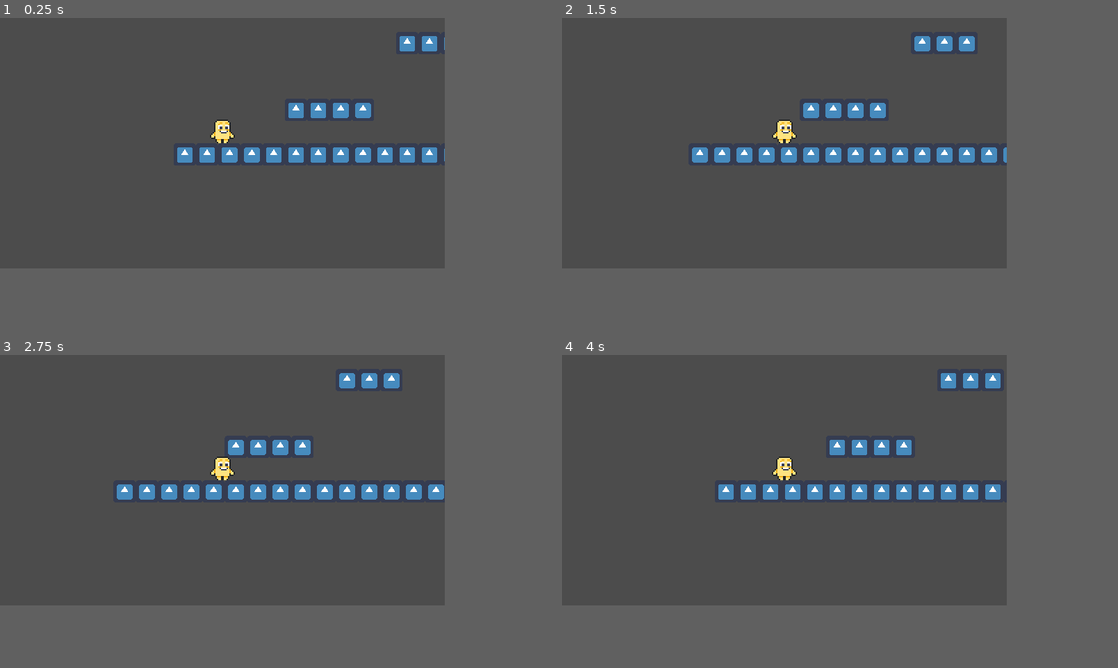
Above: before the commit, frames 1-4 (two rows, left to right).
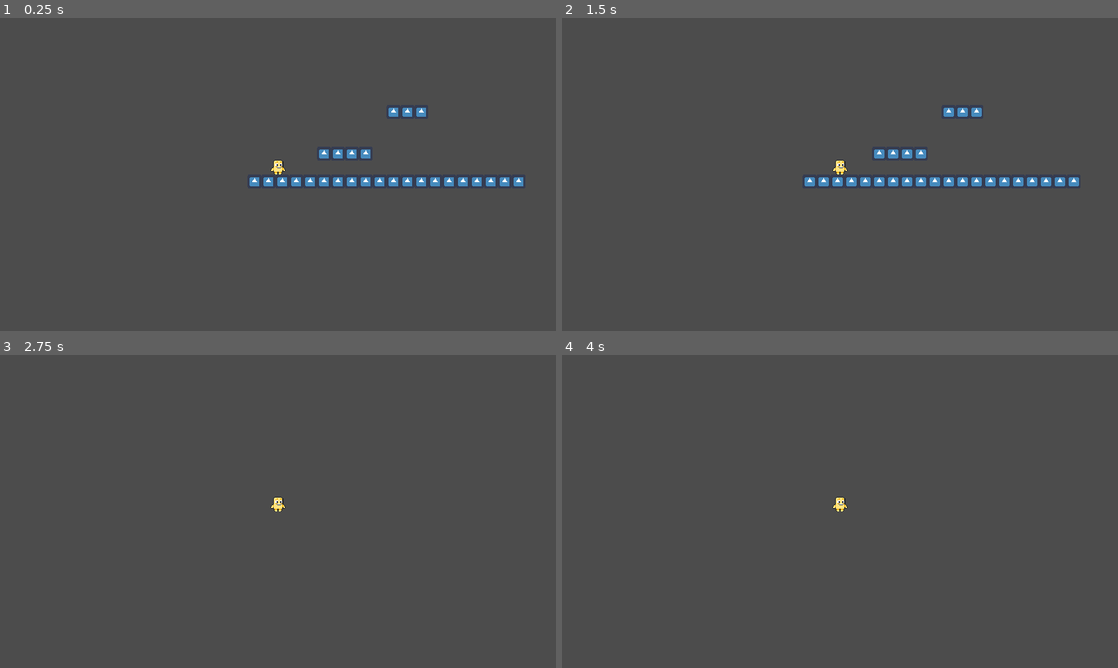
Above: after the commit, the same moments.

Repository: aditya-c137/platformer-prototype
Game: Godot game, scene res://Level.tscn
Same seed, same stepped clock (60 frames per second), same inputs: the game is played once before the commit and once after it. The project has no main scene, so this scene is started directly. The engine's default icon, where the game draws it, is replaced by a stand-in: a white triangle on a blue panel in a dark square.
Inputs:
- Up to frame 1 (0.25 s): no input
- Up to frame 2 (1.5 s): tap Enter at 0.5 s; hold Right (ui_right) 0.53-1.28 s; hold Left (ui_left) from 1.28 s (still down)
- Up to frame 3 (2.75 s): release Left (ui_left) at 2.03 s; hold Right (ui_right) from 2.03 s (still down)
- Up to frame 4 (4 s): release Right (ui_right) at 2.78 s; hold Up (ui_up) 2.78-3.53 s; tap Space at 3.5 s; hold Left (ui_left) from 3.53 s (still down)
In our replay, the window is 640x360 before the commit and 800x450 after it. These sizes can differ from the game's own. Grey fills any space a smaller window leaves; there, only what the larger window draws over its background counts as a difference.

The runs differ from the first frame. In frame 1, 3.8% of the frame differs, in the area x 31-95%, y 5-54%; in frame 2, 4.3%, in the area x 23-93%, y 5-54%; in frame 3, 3.3%; in frame 4, 3.0%.

Commit message:
Movement and project settings
- Fix player jump range calculation
- Decrease display scale for more sandboxy level

Diff:
--- a/DefaultPlayer.tres
+++ b/DefaultPlayer.tres
@@ -4,10 +4,10 @@
 
 [resource]
 script = ExtResource( 1 )
-JUMP_HEIGHT = 32
-JUMP_TIME = 2.0
-JUMP_RANGE = 32
-ACCELERATION = 0
-DECELERATION = 0
+JUMP_HEIGHT = 48
+JUMP_TIME = 0.5
+JUMP_RANGE = 80
+ACC_TIME = 0.0
+DEC_TIME = 0.0
 MAX_VELOCITY_X = 0
 MAX_FALL_VELOCITY = 0
--- a/MC.gd
+++ b/MC.gd
@@ -7,6 +7,8 @@
 var GRAVITY: float
 var JUMP_VELOCITY: float
 var MAX_VELOCITY_X: float
+var ACCELERATION: float
+var DECELERATION: float
 
 var velocity = Vector2.ZERO
 
@@ -34,19 +36,20 @@
 
 
 func apply_gravity(delta):
-	velocity.y += GRAVITY
+	velocity.y += GRAVITY * delta
 #	velocity.y = min(velocity.y, player_props.MAX_FALL_VELOCITY)    #FIX_ME: find the appropriate value for this
 
 func apply_friction(delta):
-	velocity.x = move_toward(velocity.x, 0, player_props.DECELERATION * delta)
+	velocity.x = move_toward(velocity.x, 0, DECELERATION * delta)
 
 func apply_acceleration(amount, delta):
-	velocity.x = move_toward(velocity.x , MAX_VELOCITY_X * amount, player_props.ACCELERATION * delta)
+	velocity.x = move_toward(velocity.x , MAX_VELOCITY_X * amount, ACCELERATION * delta)
 
 func calculate_gravity_and_velocity():
 	GRAVITY = 8 * player_props.JUMP_HEIGHT / pow(player_props.JUMP_TIME, 2)
 	JUMP_VELOCITY = 4 * player_props.JUMP_HEIGHT / player_props.JUMP_TIME
-	MAX_VELOCITY_X = player_props.JUMP_RANGE * player_props.JUMP_TIME
+	MAX_VELOCITY_X = player_props.JUMP_RANGE / player_props.JUMP_TIME
+	#calculate acceleration and deceleration
 	print(GRAVITY)
 	print(JUMP_VELOCITY)
 	print(MAX_VELOCITY_X)
--- a/MC.tscn
+++ b/MC.tscn
@@ -36,9 +36,8 @@
 "values": [ 0, 1, 2, 3 ]
 }
 
-[sub_resource type="CapsuleShape2D" id=3]
-radius = 5.0
-height = 6.0
+[sub_resource type="RectangleShape2D" id=3]
+extents = Vector2( 5, 8.5 )
 
 [node name="MC" type="KinematicBody2D"]
 script = ExtResource( 2 )
@@ -53,7 +52,7 @@
 hframes = 4
 
 [node name="CollisionShape2D" type="CollisionShape2D" parent="."]
-position = Vector2( 0, -8 )
+position = Vector2( 0, -8.5 )
 shape = SubResource( 3 )
 
 [node name="Camera2D" type="Camera2D" parent="."]
--- a/player_props.gd
+++ b/player_props.gd
@@ -5,7 +5,7 @@
 export(int) var JUMP_HEIGHT
 export(float) var JUMP_TIME
 export(int) var JUMP_RANGE
-export(int) var ACCELERATION
-export(int) var DECELERATION
+export(float) var ACC_TIME
+export(float) var DEC_TIME
 export(int) var MAX_VELOCITY_X
 export(int) var MAX_FALL_VELOCITY
--- a/project.godot
+++ b/project.godot
@@ -25,8 +25,8 @@
 
 [display]
 
-window/size/width=320
-window/size/height=180
+window/size/width=640
+window/size/height=360
 window/size/test_width=1280
 window/size/test_height=720
 window/stretch/mode="2d"
